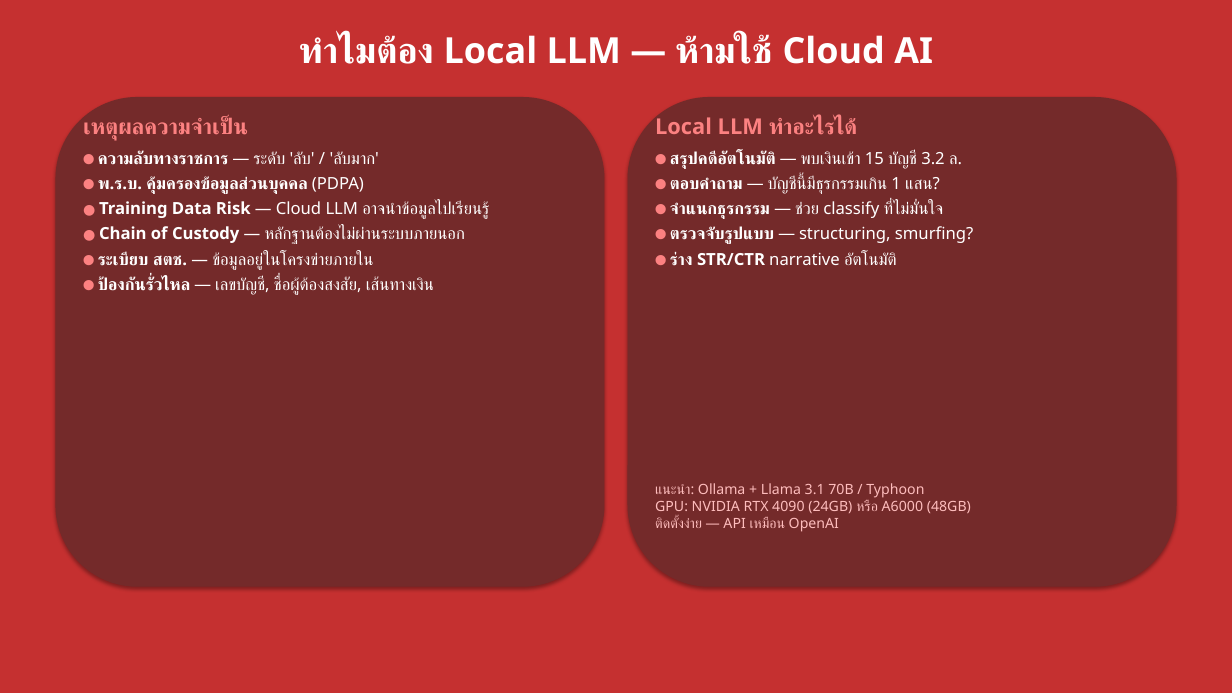
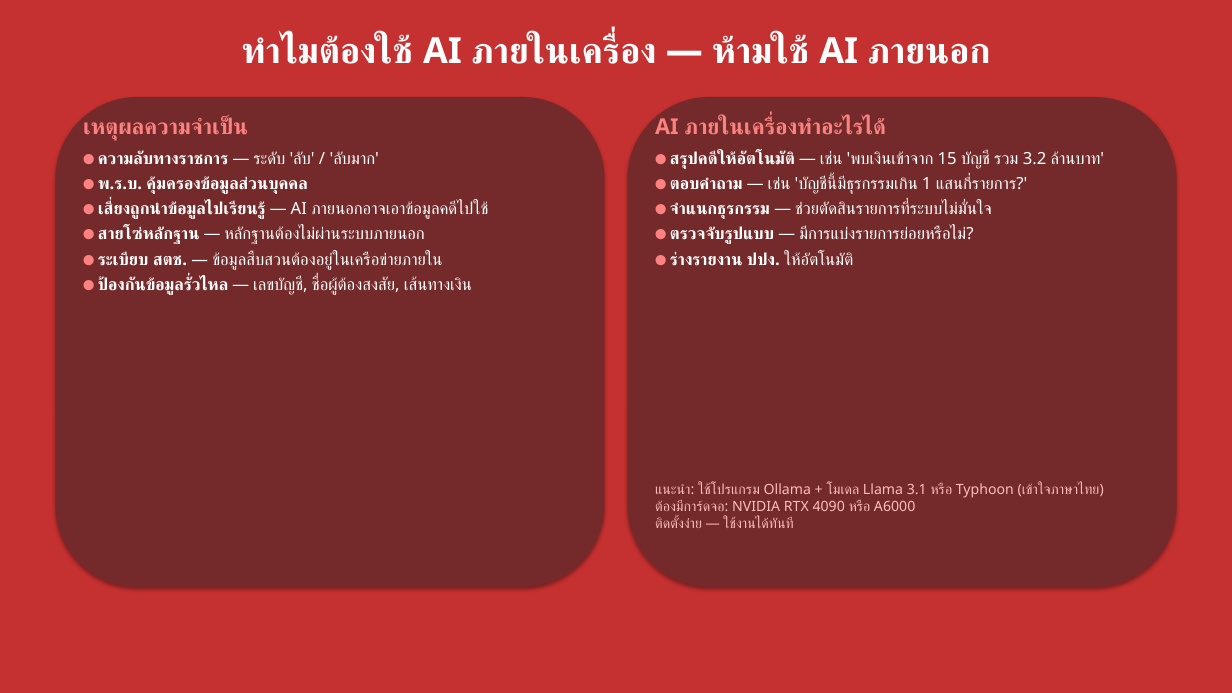
Before and after one commit to numsarai/Saraithong-BSIE, a slide deck: slide 13 of docs/SPNI_BSIE_Presentation.pptx. Drawn at 1232x693 pixels with LibreOffice and Linux fonts; fonts in the diff are those of the drawing. Boxes give left, top, right and bottom in pixels: in the first picture for what was removed or moved away, otherwise in the second. Text is boxed around its words. In the diff, an @@ line names an element or a change of style, - is before the commit and + after.

```diff
--- a/docs/SPNI_BSIE_Presentation.pptx
+++ b/docs/SPNI_BSIE_Presentation.pptx
@@ text at (242,35,990,64): text changed @@
-ทำไมต้อง Local LLM — ห้ามใช้ Cloud AI
+ทำไมต้องใช้ AI ภายในเครื่อง — ห้ามใช้ AI ภายนอก
@@ text at (655,114,884,135): text changed @@
-Local LLM ทำอะไรได้
+AI ภายในเครื่องทำอะไรได้
@@ text at (98,177,488,295): text changed @@
-● พ.ร.บ. คุ้มครองข้อมูลส่วนบุคคล (PDPA)
-● Training Data Risk — Cloud LLM อาจนำข้อมูลไปเรียนรู้
-● Chain of Custody — หลักฐานต้องไม่ผ่านระบบภายนอก
-● ระเบียบ สตช. — ข้อมูลอยู่ในโครงข่ายภายใน
-● ป้องกันรั่วไหล — เลขบัญชี, ชื่อผู้ต้องสงสัย, เส้นทางเงิน
+● พ.ร.บ. คุ้มครองข้อมูลส่วนบุคคล
+● เสี่ยงถูกนำข้อมูลไปเรียนรู้ — AI ภายนอกอาจเอาข้อมูลคดีไปใช้
+● สายโซ่หลักฐาน — หลักฐานต้องไม่ผ่านระบบภายนอก
+● ระเบียบ สตช. — ข้อมูลสืบสวนต้องอยู่ในเครือข่ายภายใน
+● ป้องกันข้อมูลรั่วไหล — เลขบัญชี, ชื่อผู้ต้องสงสัย, เส้นทางเงิน
@@ text at (670,151,1105,266): text changed @@
-● สรุปคดีอัตโนมัติ — พบเงินเข้า 15 บัญชี 3.2 ล.
-● ตอบคำถาม — บัญชีนี้มีธุรกรรมเกิน 1 แสน?
-● จำแนกธุรกรรม — ช่วย classify ที่ไม่มั่นใจ
-● ตรวจจับรูปแบบ — structuring, smurfing?
-● ร่าง STR/CTR narrative อัตโนมัติ
+● สรุปคดีให้อัตโนมัติ — เช่น 'พบเงินเข้าจาก 15 บัญชี รวม 3.2 ล้านบาท'
+● ตอบคำถาม — เช่น 'บัญชีนี้มีธุรกรรมเกิน 1 แสนกี่รายการ?'
+● จำแนกธุรกรรม — ช่วยตัดสินรายการที่ระบบไม่มั่นใจ
+● ตรวจจับรูปแบบ — มีการแบ่งรายการย่อยหรือไม่?
+● ร่างรายงาน ปปง. ให้อัตโนมัติ
@@ text at (655,481,1104,528): text changed @@
-แนะนำ: Ollama + Llama 3.1 70B / Typhoon
-GPU: NVIDIA RTX 4090 (24GB) หรือ A6000 (48GB)
-ติดตั้งง่าย — API เหมือน OpenAI
+แนะนำ: ใช้โปรแกรม Ollama + โมเดล Llama 3.1 หรือ Typhoon (เข้าใจภาษาไทย)
+ต้องมีการ์ดจอ: NVIDIA RTX 4090 หรือ A6000
+ติดตั้งง่าย — ใช้งานได้ทันที
```
Also in this commit, not shown: 20 other slides changed, 2 other files.
